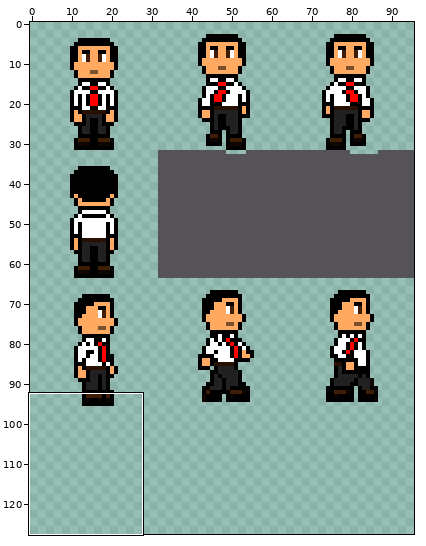
Sprite sheet, stored at gfx/sprites/hero.png. Above, an overview of the earlier version with the close-up marked.
Close-up. Old version:
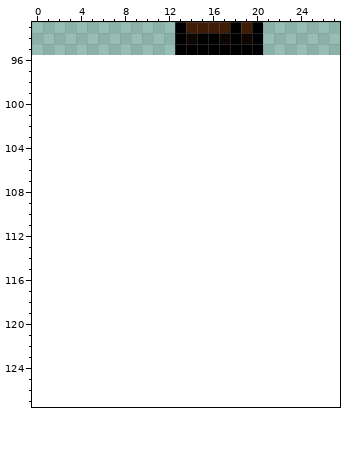
The file is 96x96 pixels. Shown: x 0..27, y 93..127. The old version is drawn lined up with the new one, on the new canvas. The commit also changed other parts of the picture, which this record leaves out.
And afterwards:
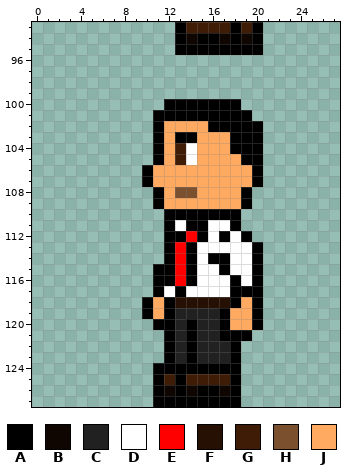
Palette (. is transparent): A #000000  B #0f0601  C #212121  D #ffffff  E #ff0000  F #261003  G #3f1c05  H #7a502e  J #ffaa60
The edit:
canvas 96x96 -> 96x128
@@ x 8..22 @@
  99 ...............
-100 ...............
-101 ...............
-102 ...............
-103 ...............
-104 ...............
-105 ...............
-106 ...............
-107 ...............
-108 ...............
-109 ...............
-110 ...............
-111 ...............
-112 ...............
-113 ...............
-114 ...............
-115 ...............
-116 ...............
-117 ...............
-118 ...............
-119 ...............
-120 ...............
-121 ...............
-122 ...............
-123 ...............
-124 ...............
-125 ...............
-126 ...............
-127 ...............
+100 ....AAAAAAA....
+101 ...AAAAAAAAA...
+102 ...AJJJJAAAAA..
+103 ...AJAAJJJAAA..
+104 ...AJGDJJJAAA..
+105 ...AJGDJJJJAA..
+106 ..AJJJJJJJJJA..
+107 ..AJJJJJJJJJA..
+108 ...AJHHJJJJA...
+109 ...AJJJJJJJA...
+110 ....AAAAAAA....
+111 ....ADAADDA....
+112 ....AAEADADA...
+113 ....AEADDDDDA..
+114 ....AEADAADDA..
+115 ...AAEADDADDA..
+116 ...AAEADDDADA..
+117 ...ADADDDDAAA..
+118 ..AJAFFFFFAJA..
+119 ..AJACCCCAJJA..
+120 ...AACACCAJJA..
+121 ....ACACCAAA...
+122 ....ACACCCA....
+123 ....ACACCCA....
+124 ...AAAAAAAA....
+125 ...AGAGGGGA....
+126 ...ABABAABA....
+127 ...AAAAAAAA....
Pixel boxes of the changes (left, top, right, bottom) in both close-ups:
added: (142, 99, 263, 407)
